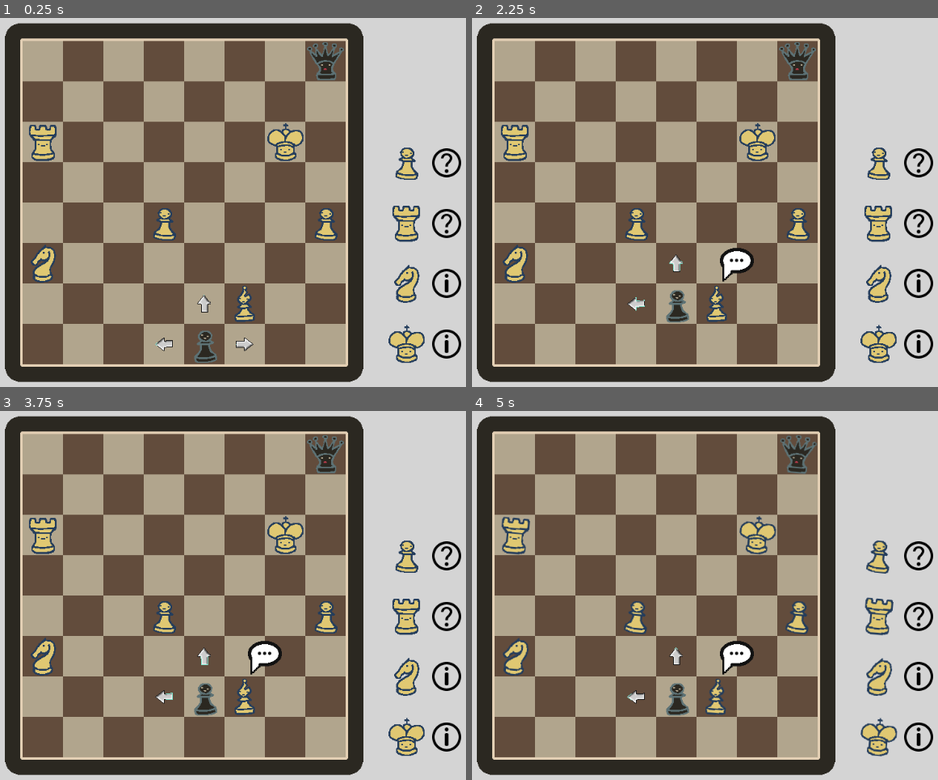
Above: before the commit, frames 1-4 (two rows, left to right).
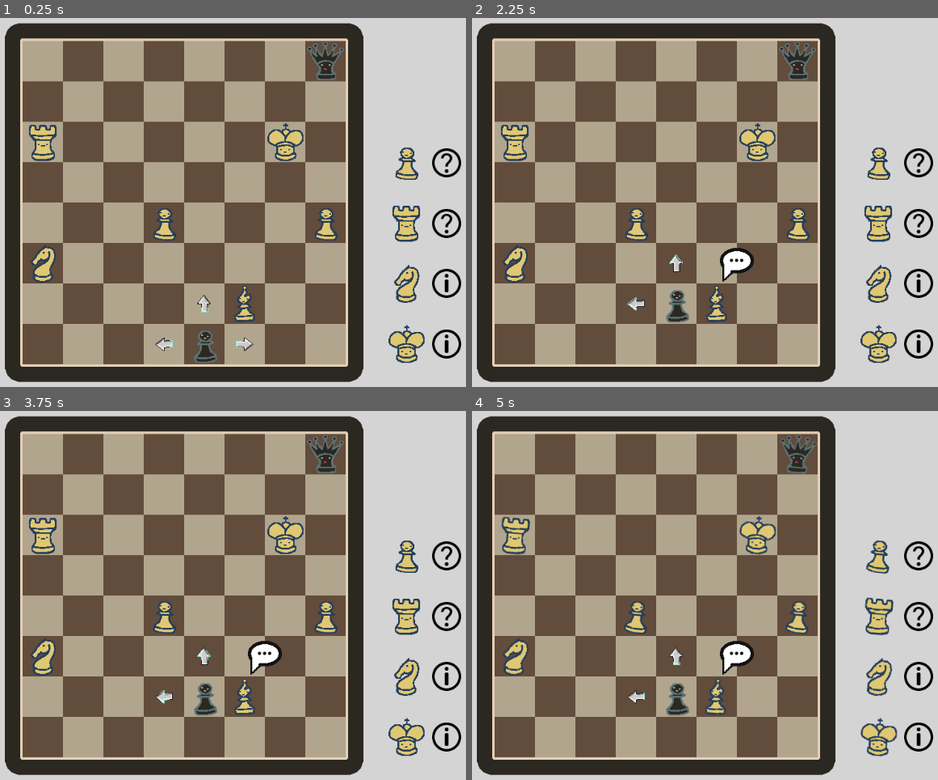
Above: after the commit, the same moments.

Repository: Windastella/ScribbleJam
Game: Godot game, scene res://Scenes/Main.tscn
Same seed, same stepped clock (60 frames per second), same inputs: the game is played once before the commit and once after it.
Inputs (mouse positions are in pixels of both pictures, inside the frame that each line leads up to):
- Up to frame 1 (0.25 s): no input
- Up to frame 2 (2.25 s): move the mouse to (718, 342) at 0.52 s; click (718, 342) at 0.67 s; move the mouse to (677, 342) at 1.27 s; click (677, 342) at 1.42 s; move the mouse to (677, 302) at 2.02 s; click (677, 302) at 2.17 s
- Up to frame 3 (3.75 s): move the mouse to (265, 654) at 2.77 s; click (265, 654) at 2.92 s; move the mouse to (284, 625) at 3.52 s; click (284, 625) at 3.67 s
- Up to frame 4 (5 s): move the mouse to (583, 536) at 4.27 s; click (583, 536) at 4.42 s

The runs differ from the first frame. In frame 1, less than 0.1% of the frame differs, in the area x 33-53%, y 75-90%; in frame 2, less than 0.1%; in frame 3, less than 0.1%, in the area x 34-46%, y 64-80%; in frame 4, less than 0.1%.

Commit message:
up down interation

Diff:
--- a/Scenes/Base_Figures.tscn
+++ b/Scenes/Base_Figures.tscn
@@ -41,6 +41,7 @@
 [node name="interact_sprite" type="Sprite" parent="."]
 visible = false
 position = Vector2( 32, -64 )
+z_index = 2
 texture = ExtResource( 3 )
 
 [node name="Interact" type="Area2D" parent="interact_sprite"]
--- a/Scenes/Player.tscn
+++ b/Scenes/Player.tscn
@@ -118,7 +118,7 @@
 
 [node name="Sprite" type="AnimatedSprite" parent="Arrows/Right"]
 frames = SubResource( 22 )
-frame = 14
+frame = 19
 speed_scale = 5.0
 playing = true
 
@@ -131,7 +131,7 @@
 [node name="Sprite" type="AnimatedSprite" parent="Arrows/Left"]
 rotation = 3.14159
 frames = SubResource( 22 )
-frame = 12
+frame = 17
 speed_scale = 5.0
 playing = true
 
@@ -144,11 +144,17 @@
 [node name="Sprite" type="AnimatedSprite" parent="Arrows/Up"]
 rotation = -1.5708
 frames = SubResource( 22 )
-frame = 13
+frame = 18
 speed_scale = 5.0
 playing = true
 
 [node name="Shape" type="CollisionShape2D" parent="Arrows/Up"]
+shape = SubResource( 23 )
+
+[node name="Down" type="Area2D" parent="Arrows"]
+position = Vector2( 0, 64 )
+
+[node name="Shape" type="CollisionShape2D" parent="Arrows/Down"]
 shape = SubResource( 23 )
 [connection signal="body_entered" from="Arrows/Right" to="." method="_on_Right_body_entered"]
 [connection signal="body_exited" from="Arrows/Right" to="." method="_on_Right_body_exited"]
@@ -159,3 +165,5 @@
 [connection signal="body_entered" from="Arrows/Up" to="." method="_on_Up_body_entered"]
 [connection signal="body_exited" from="Arrows/Up" to="." method="_on_Up_body_exited"]
 [connection signal="input_event" from="Arrows/Up" to="." method="_on_Up_input_event"]
+[connection signal="body_entered" from="Arrows/Down" to="." method="_on_Down_body_entered"]
+[connection signal="body_exited" from="Arrows/Down" to="." method="_on_Down_body_exited"]
--- a/Scripts/Player.gd
+++ b/Scripts/Player.gd
@@ -66,12 +66,22 @@
 	_hide_interaction(body)
 
 
-func _on_Up_body_entered(_body):
+func _on_Up_body_entered(body):
 	$Arrows/Up.hide();
 	$Arrows/Up.input_pickable = false;
-	#_display_interaction(body);
+	_display_interaction(body);
 
-func _on_Up_body_exited(_body):
+func _on_Up_body_exited(body):
 	$Arrows/Up.show();
 	$Arrows/Up.input_pickable = true;
-	#_hide_interaction(body)
+	_hide_interaction(body)
+
+func _on_Down_body_entered(body):
+	$Arrows/Down.hide();
+	$Arrows/Down.input_pickable = false;
+	_display_interaction(body);
+
+func _on_Down_body_exited(body):
+	$Arrows/Down.show();
+	$Arrows/Down.input_pickable = true;
+	_hide_interaction(body)
